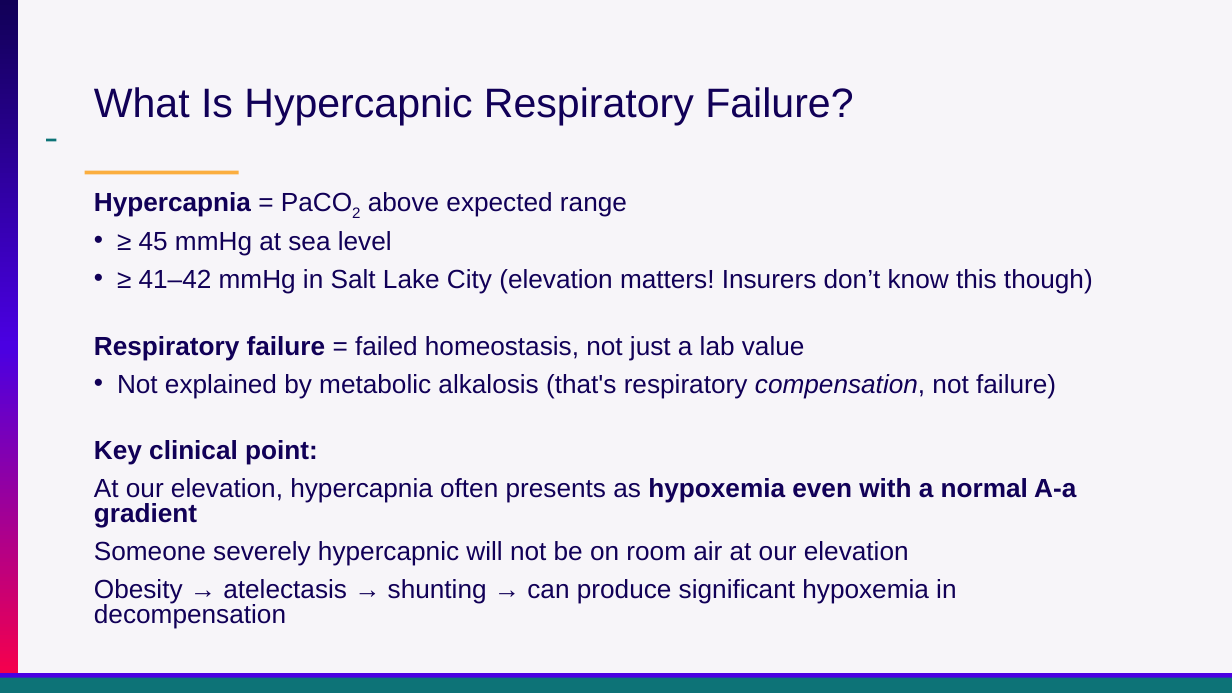
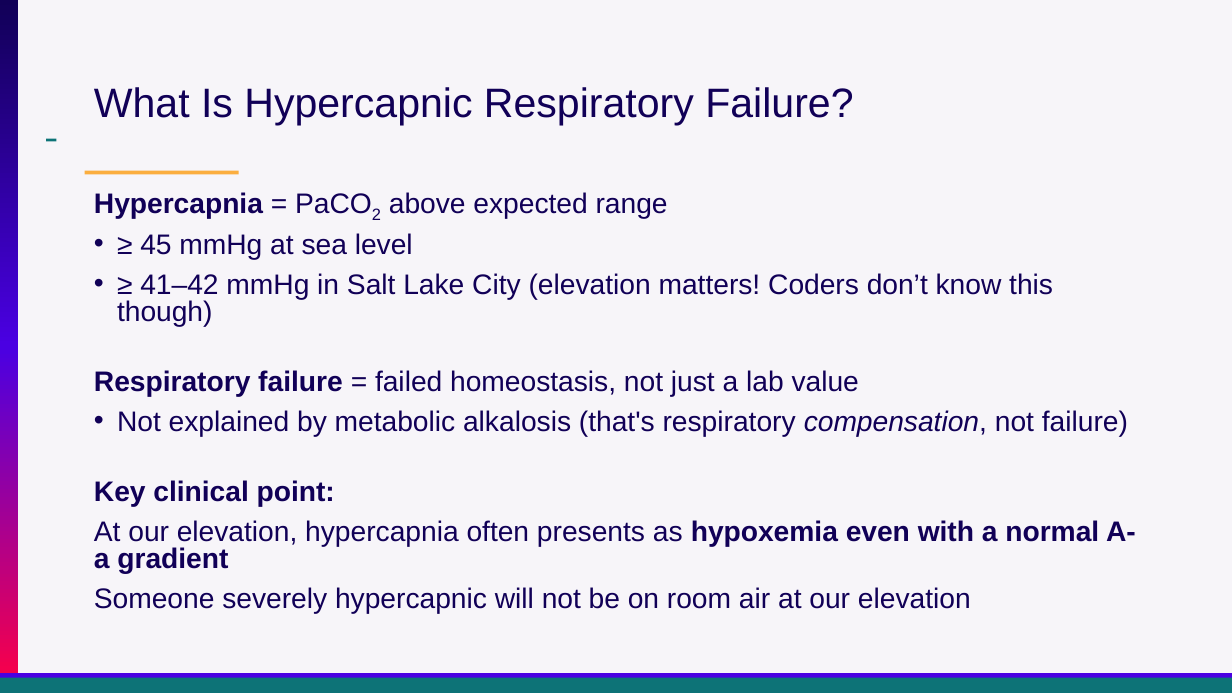
Before and after one commit to reblocke/clinical_talks, a slide deck: slide 9 of archive/Presentations/Locke Utah ACP OHS 2026.pptx (slide 11 before the commit). Drawn at 1232x693 pixels with LibreOffice and Linux fonts; fonts in the diff are those of the drawing. Boxes give left, top, right and bottom in pixels: in the first picture for what was removed or moved away, otherwise in the second. Text is boxed around its words. In the diff, an @@ line names an element or a change of style, - is before the commit and + after.

Commit message:
Update archived presentations
Replace two archived PowerPoint files with updated versions: archive/Presentations/Locke Research Update Mar2026.pptx and archive/Presentations/Locke Utah ACP OHS 2026.pptx. Both are binary PPTX updates to the presentations.

```diff
--- a/archive/Presentations/Locke Utah ACP OHS 2026.pptx
+++ b/archive/Presentations/Locke Utah ACP OHS 2026.pptx
@@ text at (94, 192, 1136, 614): size 20.4 to 22 pt in "Hypercapnia = PaCO2 above expected range", "≥ 45 mmHg at sea level", "Respiratory failure = failed homeostasis, not just ...", "Not explained by metabolic alkalosis (that's respiratory ..." and 3 more places @@
@@ text at (117, 273, 1053, 327): text changed; size 20.4 to 22 pt @@
-• ≥ 41–42 mmHg in Salt Lake City (elevation matters! Insurers don’t know this though)
+• ≥ 41–42 mmHg in Salt Lake City (elevation matters! Coders don’t know this though)
@@ text at (94, 579, 956, 629): paragraph removed @@
-Obesity → atelectasis → shunting → can produce significant hypoxemia in decompensation
```
Also in this commit, not shown: 25 other slides changed, 8 slides added, 7 slides removed, 1 other file.
